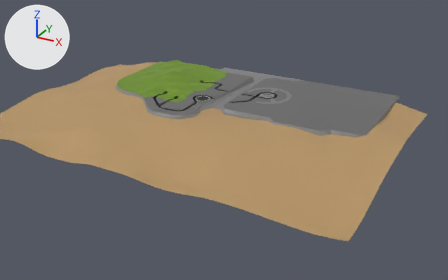
What one commit did to the FBX model Assets/Objects/Race Tracks/Imports/Coastal City/Coast Town Terrain.fbx.
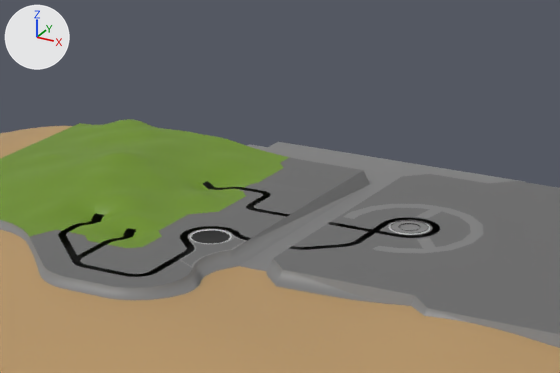
Each version is shown whole from a 50 mm lens placed at (2180.0, -3720.0, 1682.0), pointed at (-44.0, 323.0, -339.0), then close up on the part from 30% to 71% of the width and 8% to 51% of the height. Lighting does not change. The marker at upper left points along +X, +Y and +Z. The last two pictures show the newer version. Where no turn or scale is listed for an object, it has been applied to the vertices.

The first close-up shows 'G-Object.005', 'G-Object.007', '_G-Object.006 (Loose Mesh)'.
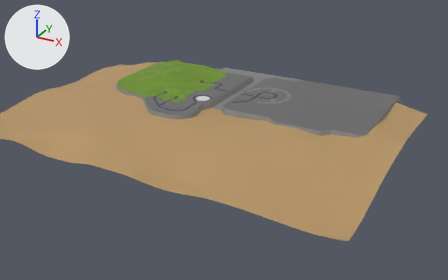
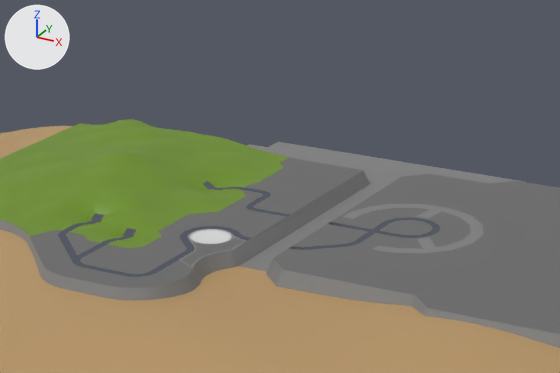
The change in detail:
Material '[0130_Gainsboro]' (mat_0130_gainsboro) is new.
Its base color is (0.723, 0.723, 0.723) (light grey #dddddd).
me_g_object_001 is used by ob_g_object_006__loose_mesh; location (-1114.0, -154.0, -40.0).
me_g_object_001 had 1904 vertices, 3079 faces and spanned x 0.0..2255.0, y 0.0..1372.0, z 0.0..111.0.
me_g_object_001 now has 1664 vertices, 2597 faces and spans x 0.0..2255.0, y 0.0..1372.0, z 0.0..111.0.
Part 1, on me_g_object_001:
240 vertices are removed from x 1263.0..1373.0, y 697.0..807.0, z 39.0..42.0.
518 faces are deleted.
36 new faces join them, mat_0134_dimgray (dark grey #696969).
me_g_object_001 part 2: 34 faces spanning x 846.0..947.0, y 390.0..491.0, z 39.0 switch from mat_0135_black (black #000000) to mat_0130_gainsboro (light grey #dddddd).

Boxes (x1, y1, x2, y2) around the edits, measured in the close-ups (560 x 373 px):
part 1 of me_g_object_001, cut back: before (58, 181, 440, 277); after (379, 220, 432, 235)
part 2 of me_g_object_001, recoloured (black to light grey): (191, 230, 230, 244) in both
